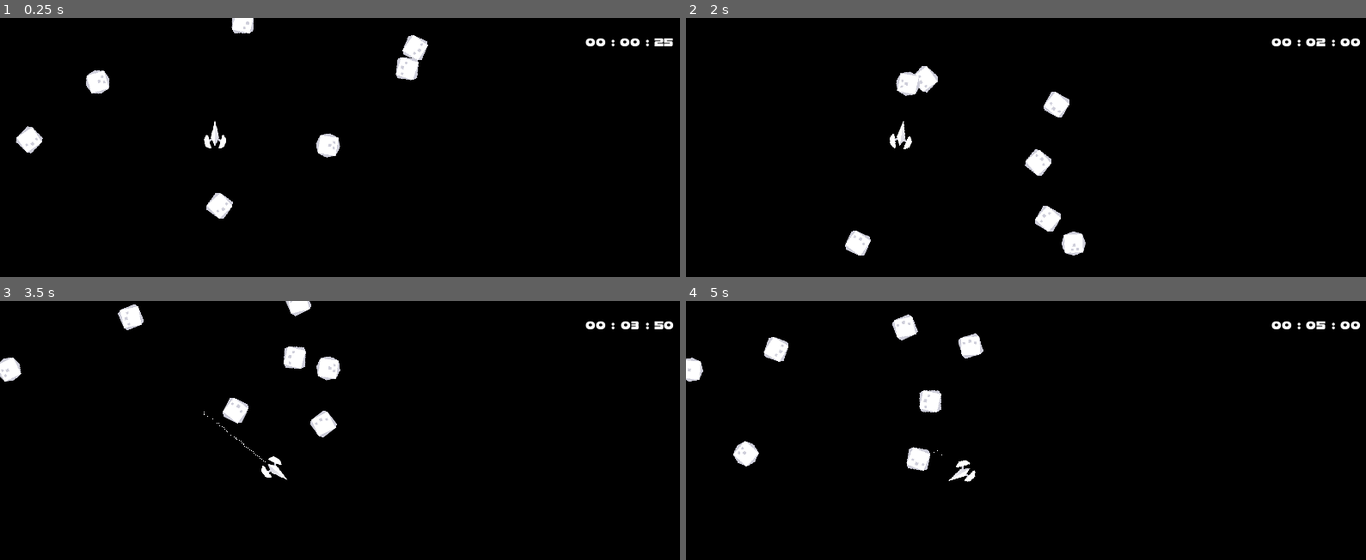
Above: before the commit, frames 1-4 (two rows, left to right).
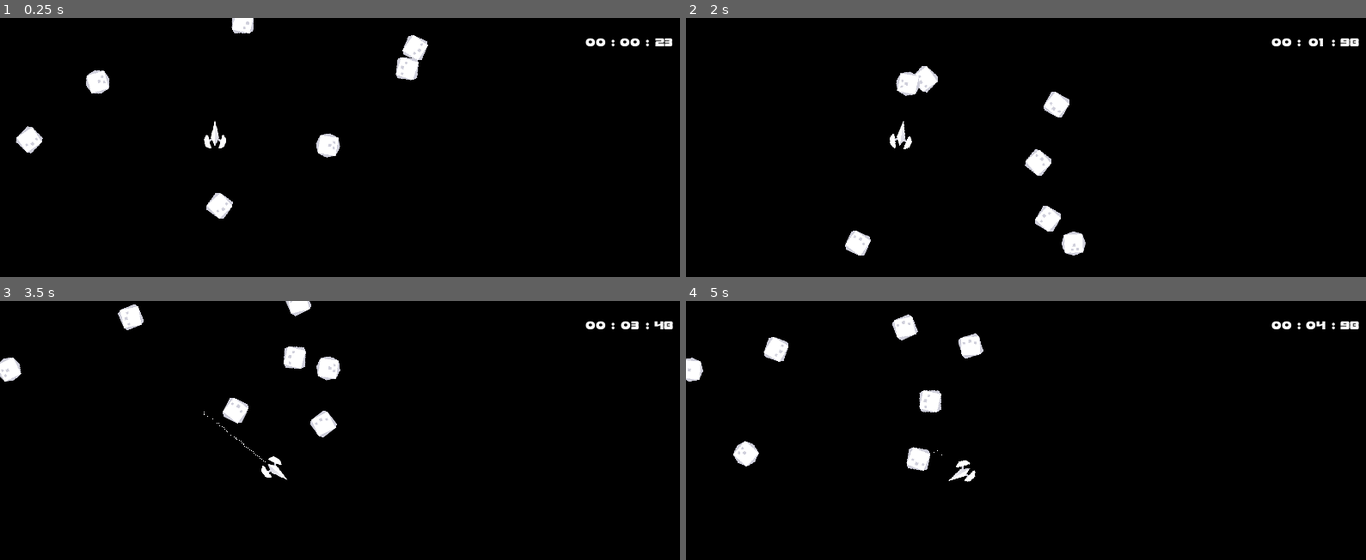
Above: after the commit, the same moments.

Repository: chrissearle/godot_simple_asteroids
Game: Godot game, scene res://World.tscn
Same seed, same stepped clock (60 frames per second), same inputs: the game is played once before the commit and once after it.
Inputs:
- Up to frame 1 (0.25 s): no input
- Up to frame 2 (2 s): tap Enter (ui_accept) at 0.5, 1.35, 1.52, 1.82 s; hold Right (ui_right) 0.53-1.28 s; hold Enter (ui_accept) 0.53-1.28 s; hold Left (ui_left) from 1.28 s (still down)
- Up to frame 3 (3.5 s): release Left (ui_left) at 2.03 s; hold Right (ui_right) 2.03-2.78 s; hold Enter (ui_accept) 2.03-2.78 s; hold Up (ui_up) from 2.78 s (still down); tap Enter (ui_accept) at 2.85, 3.02, 3.32 s
- Up to frame 4 (5 s): release Up (ui_up) at 3.53 s; hold Enter (ui_accept) 3.53-4.28 s; hold Left (ui_left) from 3.53 s (still down); tap Enter (ui_accept) at 4.35, 4.52, 4.82 s

The runs differ from the first frame. In frame 1, less than 0.1% of the frame differs, in the area x 96-99%, y 7-11%; in frame 2, 0.1%, in the area x 91-100%, y 7-11%; in frame 3, less than 0.1%; in frame 4, less than 0.1%.

Commit message:
Set to GLES2 and add end timer

Diff:
--- a/World.gd
+++ b/World.gd
@@ -4,18 +4,23 @@
 
 onready var size = get_viewport().size
 
-onready var player = $Player
-onready var fire_sound_player = $FireSoundPlayer
-onready var kill_sound_player = $KillSoundPlayer
-onready var boom_sound_player = $BoomSoundPlayer
-onready var label_container = $LabelContainer
-onready var time_display = $TimeDisplay
+onready var player: = $Player
+onready var fire_sound_player: = $FireSoundPlayer
+onready var kill_sound_player: = $KillSoundPlayer
+onready var boom_sound_player: = $BoomSoundPlayer
+onready var restart_label: = $RestartLabel
+onready var time_display: = $TimeDisplay
+onready var final_time_label: = $FinalTime
 
 var asteroid_count = 0
 var time_elapsed := 0.0
 
+export var start_count = 7
+export var break_count = 3
+
 func _ready():
-	label_container.visible = false
+	restart_label.visible = false
+	final_time_label.visible = false
 
 	player.position = size / 2
 
@@ -23,21 +28,28 @@
 
 	player.connect("kill", self, "kill_player")
 
-	for _i in range(7):
+	for _i in range(start_count):
 		build_asteroid(true, true, null)
 
 	time_elapsed = 0.0
 
 func _process(delta):
+	var minutes = time_elapsed / 60
+	var seconds = fmod(time_elapsed, 60)
+	var milliseconds = fmod(time_elapsed, 1) * 100
+
 	if asteroid_count == 0:
-		label_container.visible = true
+		restart_label.visible = true
+		final_time_label.visible = true
+		player.visible = false
+		final_time_label.text = "Time %02d:%02d:%02d" % [minutes, seconds, milliseconds]
 
-	if not label_container.visible:
+	if not restart_label.visible:
 		time_elapsed += delta
 
-	time_display.set_time(time_elapsed / 60, fmod(time_elapsed, 60), fmod(time_elapsed, 1) * 100)
+	time_display.set_time(minutes, seconds, milliseconds)
 
-	if label_container.visible and Input.is_action_pressed("ui_accept"):
+	if restart_label.visible and Input.is_action_pressed("ui_accept"):
 		get_tree().reload_current_scene()
 
 func bullet_fired():
@@ -46,13 +58,13 @@
 
 func kill_player():
 	kill_sound_player.play()
-	label_container.visible = true
+	restart_label.visible = true
 	player.queue_free()
 
 func hit(asteroid_area, pos, large):
 	boom_sound_player.play()
 	if large:
-		for _i in range(3):
+		for _i in range(break_count):
 			build_asteroid(false, false, pos)
 
 	asteroid_count -= 1
--- a/World.tscn
+++ b/World.tscn
@@ -28,19 +28,24 @@
 [node name="KillSoundPlayer" type="AudioStreamPlayer" parent="."]
 stream = ExtResource( 4 )
 
-[node name="LabelContainer" type="CenterContainer" parent="."]
-visible = false
+[node name="TimeDisplay" parent="." instance=ExtResource( 7 )]
+
+[node name="RestartLabel" type="Label" parent="."]
+margin_left = 1.0
+margin_top = 344.0
 margin_right = 1280.0
-margin_bottom = 720.0
-
-[node name="Label" type="Label" parent="LabelContainer"]
-margin_left = 210.0
-margin_top = 329.0
-margin_right = 1069.0
-margin_bottom = 390.0
+margin_bottom = 405.0
 custom_fonts/font = SubResource( 1 )
 text = "Press Space to Restart"
 align = 1
 valign = 1
 
-[node name="TimeDisplay" parent="." instance=ExtResource( 7 )]
+[node name="FinalTime" type="Label" parent="."]
+margin_left = 1.0
+margin_top = 435.0
+margin_right = 1279.0
+margin_bottom = 496.0
+custom_fonts/font = SubResource( 1 )
+text = "Time: 00:00:00"
+align = 1
+valign = 1
--- a/project.godot
+++ b/project.godot
@@ -67,5 +67,6 @@
 
 [rendering]
 
+quality/driver/driver_name="GLES2"
 environment/default_clear_color=Color( 0, 0, 0, 1 )
 environment/default_environment="res://default_env.tres"
